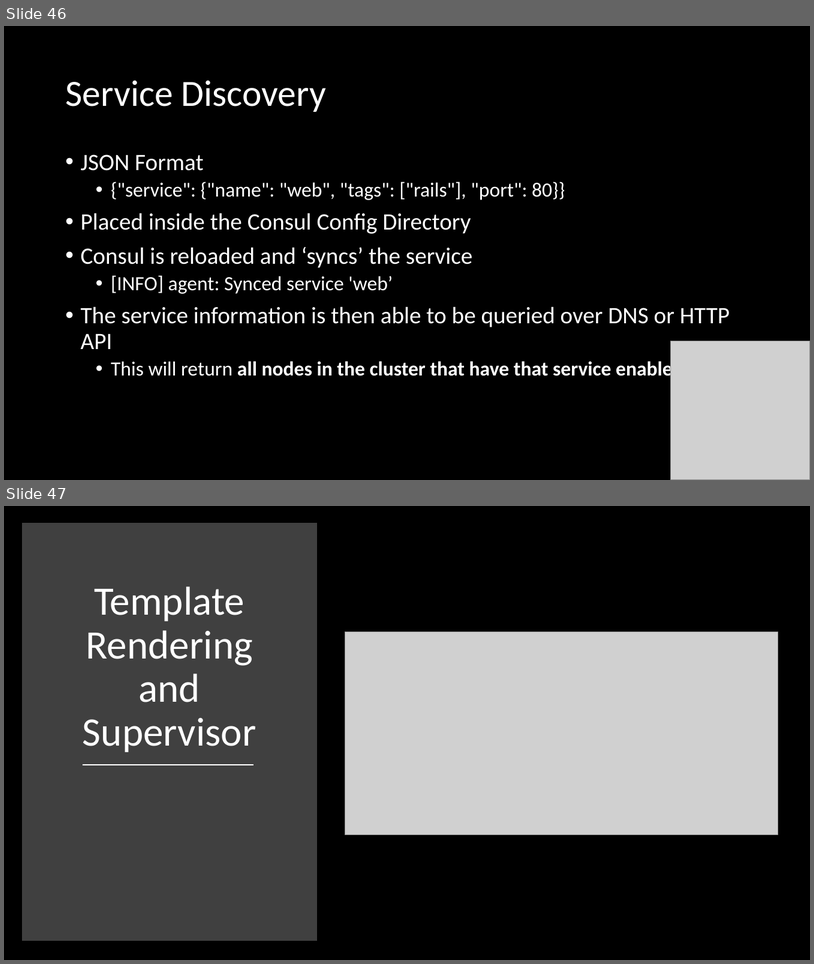
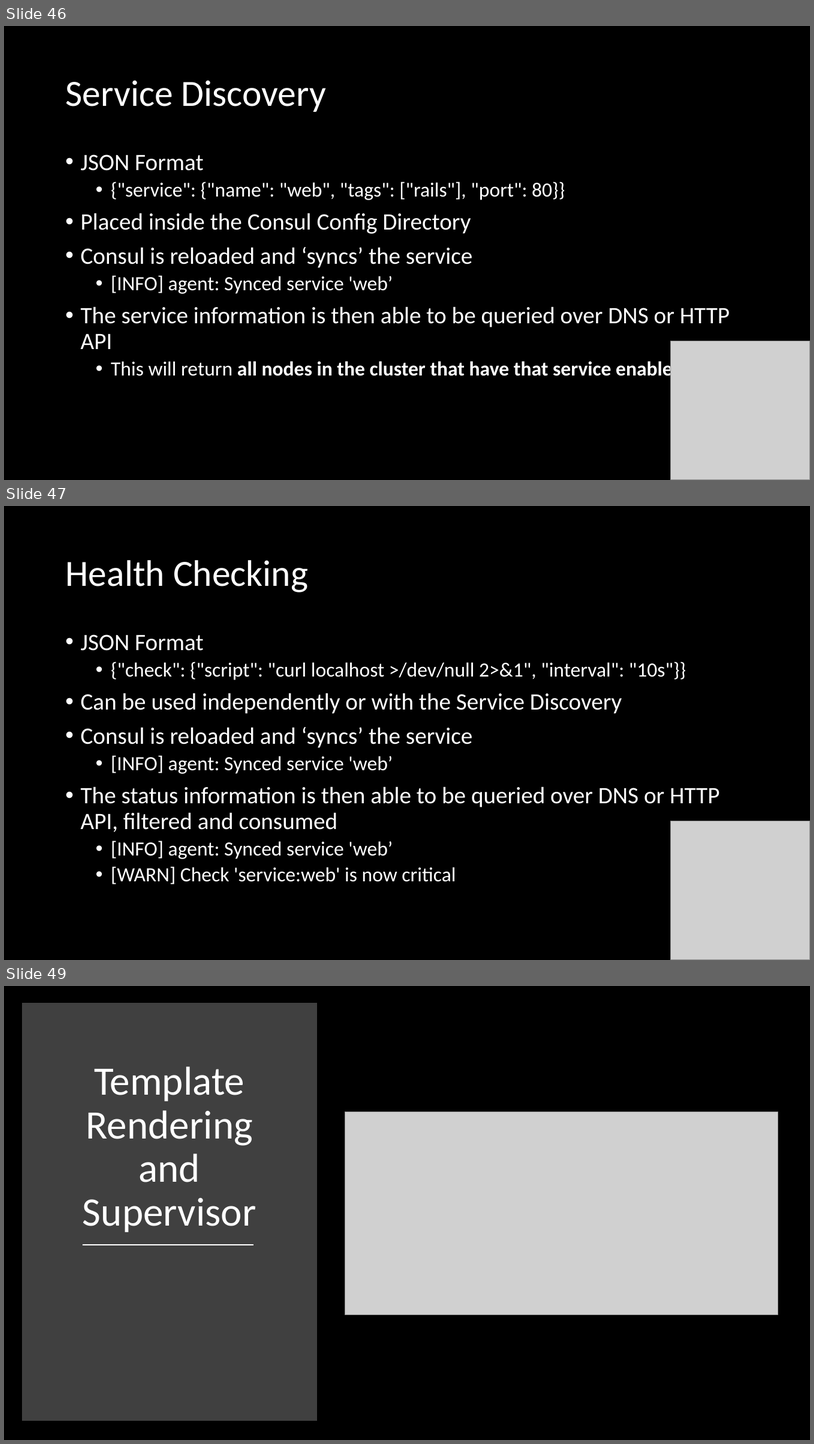
Before and after one commit to FraserPol/hashi-tech-excersise, a slide deck: Hashi-Demo-Preso.pptx. Shown one above the other, each under a label of ours: slides 46 and 47 before the commit, slides 46, 47 and 49 after it; the slides between them are not shown. The pictures are 814x964 and 814x1444 pixels, drawn with LibreOffice and Linux fonts; fonts in the diff are those of the drawing; grey boxes stand for pictures. Boxes give left, top, right and bottom in pixels: in the first picture for what was removed or moved away, otherwise in the second. Text is boxed around its words. In the diff, an @@ line names an element or a change of style, - is before the commit and + after.

```diff
--- a/Hashi-Demo-Preso.pptx
+++ b/Hashi-Demo-Preso.pptx
@@ slide 47 added at [4, 506, 810, 960], background #000000 @@
@@ title added at [65, 560, 308, 592], 44 pt, text #FFFFFF @@
+Health Checking
@@ text added at [81, 634, 720, 884], 28 pt, text #FFFFFF @@
+• JSON Format
+  • {"check": {"script": "curl localhost >/dev/null 2>&1", "interval": "10s"}}
+• Can be used independently or with the Service Discovery
+• Consul is reloaded and ‘syncs’ the service
+  • [INFO] agent: Synced service 'web’
+• The status information is then able to be queried over DNS or HTTP API, filtered and consumed
+  • [INFO] agent: Synced service 'web’
+  • [WARN] Check 'service:web' is now critical
@@ picture added at [671, 820, 810, 960] @@
@@ what was slide 47 is now slide 49 @@
```
Also in this commit, not shown: 8 slides changed, 12 other slides added, 1 slide removed, 13 other files.
